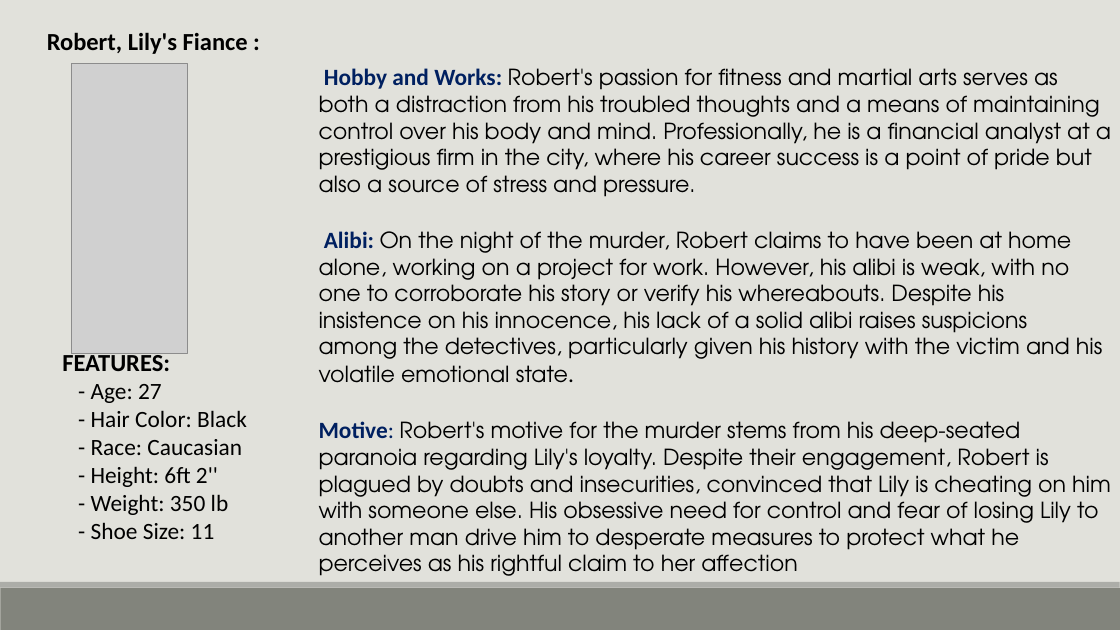
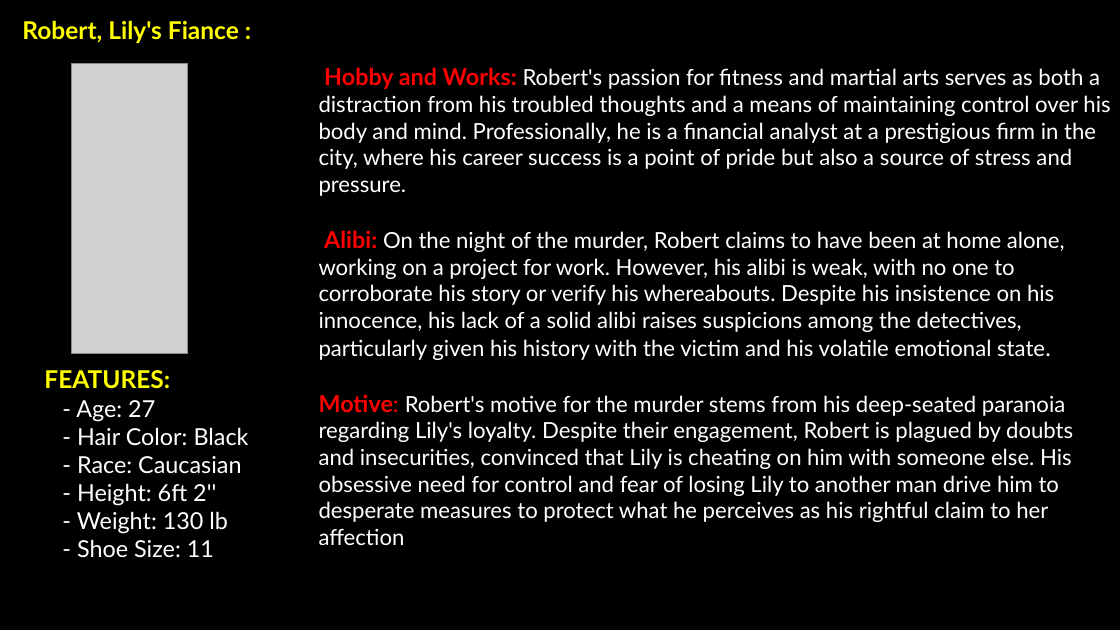
Before and after one commit to 19Naveen/Detective_Coding, a slide deck: slide 7 of Description.pptx (slide 6 before the commit). Drawn at 1120x630 pixels with LibreOffice and Linux fonts; fonts in the diff are those of the drawing; grey boxes stand for pictures; background and template pictures are left out. Boxes give left, top, right and bottom in pixels: in the first picture for what was removed or moved away, otherwise in the second. Text is boxed around its words. In the diff, an @@ line names an element or a change of style, - is before the commit and + after.

Commit message:
Changed the font style and color

```diff
--- a/Description.pptx
+++ b/Description.pptx
@@ background #E1E1DB to picture (left out) @@
@@ text "Robert, Lily's Fiance :": place and size @@
-text "Robert, Lily's Fiance :" at [47, 32, 248, 54]
+text "Robert, Lily's Fiance :" at [22, 20, 239, 43]
@@ text "Robert, Lily's Fiance :" at [22, 20, 239, 43]: font Calibri to Lato, text colour #000000 to #FFFF00 @@
@@ text "Hobby and Works: Robert's passion ..." at [319, 67, 1110, 545]: font Calibri to Lato in "Hobby and Works:", "Alibi: state.", "Motive:"; font TeX Gyre Adventor to Lato, text colour #000000 to #FFFFFF; text colour #002060 to #FF0000 in "Hobby and Works:", "Alibi:", "Motive:" @@
@@ text "FEATURES:": place and size @@
-text "FEATURES:" at [62, 351, 247, 539]
+text "FEATURES:" at [44, 370, 249, 557]
@@ text at [44, 370, 249, 557]: font Calibri to Lato in "FEATURES:", "- Age: 27", "- Hair Color: Black", "- Race: Caucasian" and 2 more places; text colour #000000 to #FFFF00 in "FEATURES:"; text colour #000000 to #FFFFFF in "- Age: 27", "- Hair Color: Black", "- Race: Caucasian", "- Height: 6ft 2''" and 1 more places @@
@@ text at [77, 511, 228, 534]: text changed; font Calibri to Lato; text colour #000000 to #FFFFFF @@
-- Weight: 350 lb
+- Weight: 130 lb
@@ rectangle removed at [0, 588, 1120, 630] @@
@@ rectangle removed at [0, 582, 1120, 588] @@
```
Also in this commit, not shown: 10 other slides changed.
